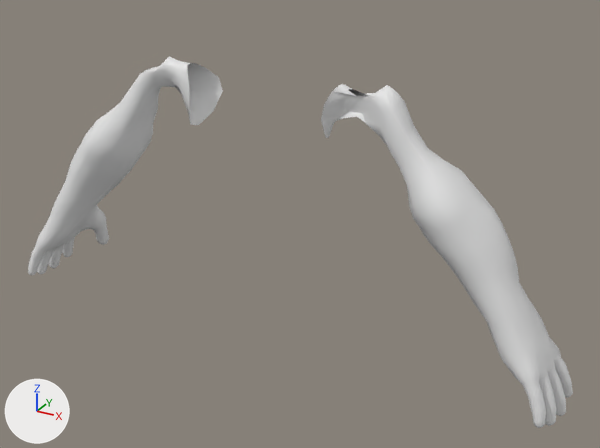
Before and after pictures for a commit that changed the FBX model Assets/Content/3Dmodels/Bodies/Humans/Males/Strong/3Dmodel_Body_Human_Male_Strong_ArmsBoth.fbx.
The view is the same before and after, from a 50 mm lens placed at (0.877, -1.444, 1.838), pointed at (0.077, 0.009, 1.111). The lights are fixed; the arrows at lower left show +X, +Y and +Z. The first picture is the older version. Both versions are drawn at full value of the shape key 'BlendShape_Sleeves_RolledUp' of 'Body_Human_Male_Strong_ArmsBoth'; the numbers are the values there.

Names of what the first picture shows: 'Body_Human_Male_Strong_ArmsBoth'.
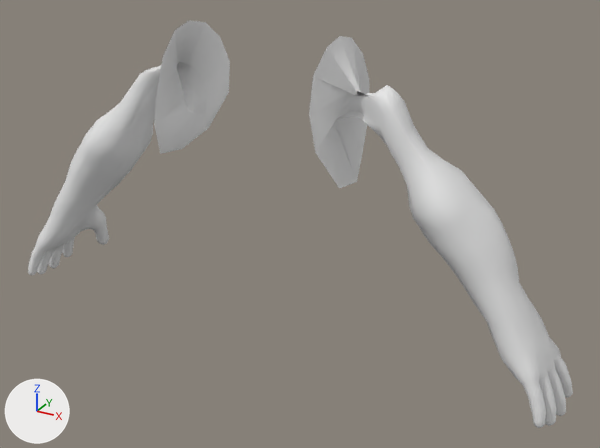
Pixel boxes [x1, y1, x2, y2] of what changed, in the pictures (600 x 448 px; the box of a moved part takes in the faces that stretch with it):
'Body_Human_Male_Strong_ArmsBoth', reshaped (10% taller): before [28, 56, 573, 428]; after [28, 20, 573, 428]
part 1 of me_body_human_male_strong_armsboth, moved or reshaped: before [177, 62, 223, 125]; after [154, 20, 230, 154]
part 2 of me_body_human_male_strong_armsboth, moved or reshaped: before [321, 84, 357, 138]; after [309, 36, 369, 188]

The change, as a list of edits to the scene's bpy script:
```text
Change me_body_human_male_strong_armsboth:
    used by ob_body_human_male_strong_armsboth; location = (0.0, 0.0, 0.0); rotation_euler = (0.0, 0.0, 3.142), in degrees (0, 0, 180)
    remove me_body_human_male_strong_armsboth.from_pydata(...)  # 1530 vertices, 1580 faces; spans x -0.683..0.683, y -0.111..0.108, z 0.829..1.449
    add me_body_human_male_strong_armsboth.from_pydata(...)  # 1530 vertices, 1580 faces; spans x -0.683..0.683, y -0.135..0.133, z 0.829..1.53
    me_body_human_male_strong_armsboth part 1
    me_body_human_male_strong_armsboth.vertices[1475].co: (0.157, 0.051, 1.359) -> (0.189, 0.133, 1.334)  # pixel (189, 105) -> pixel (154, 124)
    me_body_human_male_strong_armsboth.vertices[1479].co: (0.164, 0.042, 1.314) -> (0.216, 0.085, 1.252)  # pixel (190, 124) -> pixel (160, 153)
    me_body_human_male_strong_armsboth.vertices[1481].co: (0.178, 0.023, 1.436) -> (0.174, 0.063, 1.518)  # pixel (187, 65) -> pixel (175, 30)
    me_body_human_male_strong_armsboth.vertices[1487].co: (0.14, -0.051, 1.369) -> (0.178, -0.133, 1.343)  # pixel (222, 91) -> pixel (228, 92)
    me_body_human_male_strong_armsboth.vertices[1488].co: (0.146, -0.046, 1.4) -> (0.174, -0.135, 1.414)  # pixel (218, 77) -> pixel (229, 61)
    me_body_human_male_strong_armsboth.vertices[1489].co: (0.164, -0.026, 1.423) -> (0.174, -0.1, 1.475)  # pixel (205, 67) -> pixel (220, 37)
    me_body_human_male_strong_armsboth.vertices[1493].co: (0.146, -0.02, 1.329) -> (0.194, -0.068, 1.272)  # pixel (213, 111) -> pixel (208, 128)
    me_body_human_male_strong_armsboth.vertices[1494].co: (0.179, -0.008, 1.435) -> (0.173, -0.044, 1.517)  # pixel (195, 63) -> pixel (205, 22)
    me_body_human_male_strong_armsboth.vertices[1497].co: (0.162, 0.015, 1.305) -> (0.217, 0.006, 1.239)  # pixel (198, 125) -> pixel (182, 148)
    me_body_human_male_strong_armsboth.vertices[1498].co: (0.178, 0.009, 1.439) -> (0.175, 0.012, 1.53)  # pixel (190, 63) -> pixel (188, 20)
    me_body_human_male_strong_armsboth.vertices[1499].co: (0.168, 0.035, 1.425) -> (0.171, 0.112, 1.473)  # pixel (187, 72) -> pixel (162, 56)
    me_body_human_male_strong_armsboth.vertices[1500].co: (0.158, 0.046, 1.396) -> (0.175, 0.133, 1.407)  # pixel (189, 87) -> pixel (157, 91)
    me_body_human_male_strong_armsboth part 2
    me_body_human_male_strong_armsboth.vertices[1502].co: (-0.152, 0.041, 1.37) -> (-0.189, 0.133, 1.334)  # pixel (320, 119) -> pixel (315, 153)
    me_body_human_male_strong_armsboth.vertices[1503].co: (-0.18, 0.009, 1.437) -> (-0.175, 0.012, 1.53)  # pixel (341, 84) -> pixel (339, 36)
    me_body_human_male_strong_armsboth.vertices[1504].co: (-0.17, 0.03, 1.426) -> (-0.171, 0.112, 1.473)  # pixel (332, 91) -> pixel (313, 76)
    me_body_human_male_strong_armsboth.vertices[1508].co: (-0.156, 0.028, 1.33) -> (-0.216, 0.085, 1.252)  # pixel (325, 137) -> pixel (339, 188)
    me_body_human_male_strong_armsboth.vertices[1510].co: (-0.179, 0.018, 1.437) -> (-0.174, 0.063, 1.518)  # pixel (339, 85) -> pixel (326, 47)
    me_body_human_male_strong_armsboth.vertices[1517].co: (-0.14, -0.051, 1.369) -> (-0.178, -0.133, 1.343)
    me_body_human_male_strong_armsboth.vertices[1518].co: (-0.146, -0.046, 1.401) -> (-0.174, -0.135, 1.414)  # not seen -> pixel (369, 79)
    me_body_human_male_strong_armsboth.vertices[1519].co: (-0.165, -0.026, 1.423) -> (-0.174, -0.1, 1.475)  # not seen -> pixel (363, 53)
    me_body_human_male_strong_armsboth.vertices[1523].co: (-0.144, -0.021, 1.335) -> (-0.194, -0.068, 1.272)  # pixel (331, 127) -> pixel (362, 154)
    me_body_human_male_strong_armsboth.vertices[1524].co: (-0.18, -0.007, 1.432) -> (-0.173, -0.044, 1.517)  # pixel (345, 84) -> pixel (351, 37)
    me_body_human_male_strong_armsboth.vertices[1528].co: (-0.155, 0.012, 1.325) -> (-0.217, 0.006, 1.239)  # pixel (328, 137) -> pixel (356, 181)
    me_body_human_male_strong_armsboth.vertices[1529].co: (-0.157, 0.036, 1.4) -> (-0.175, 0.133, 1.407)  # pixel (324, 104) -> pixel (308, 114)
```
